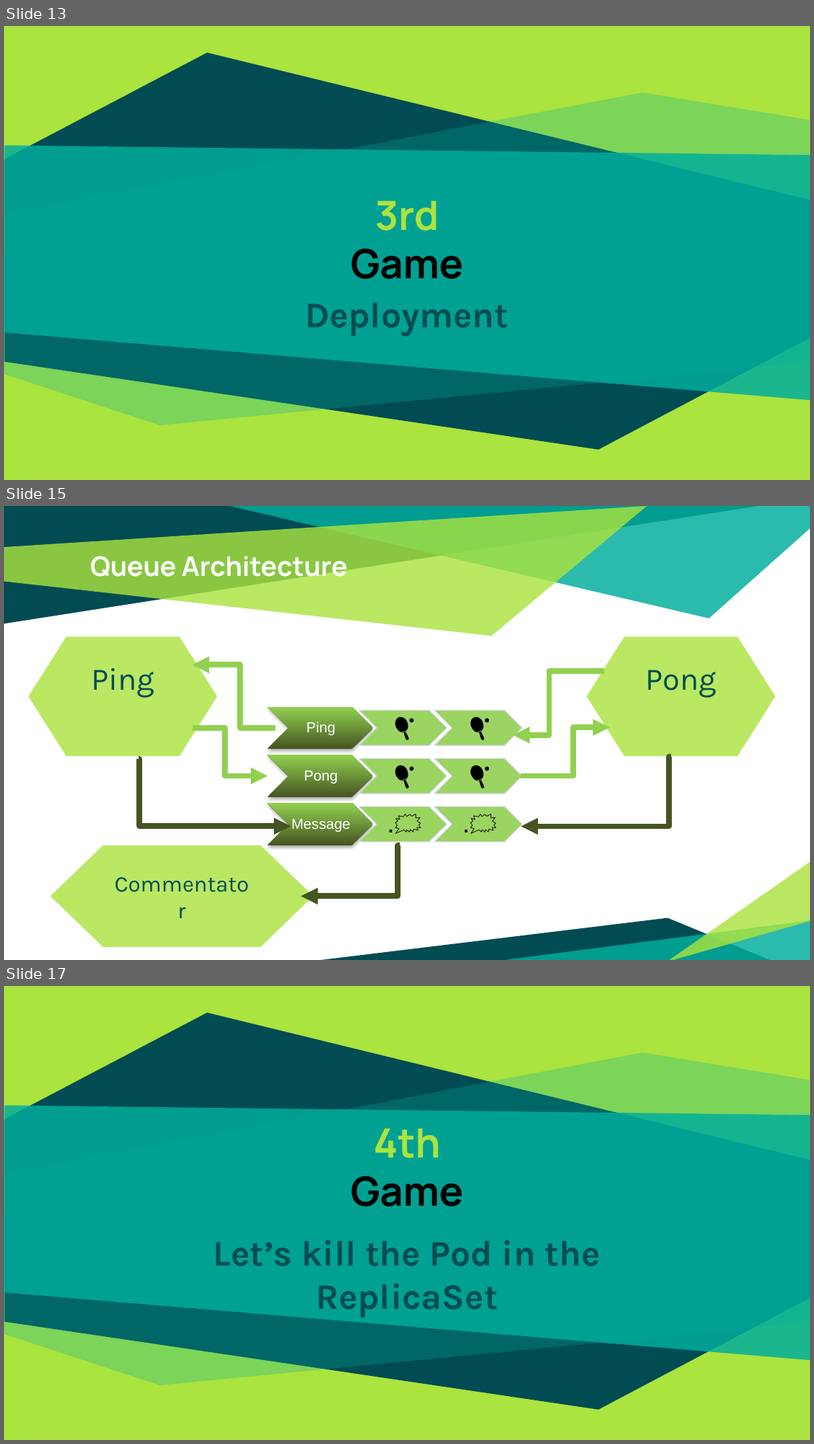
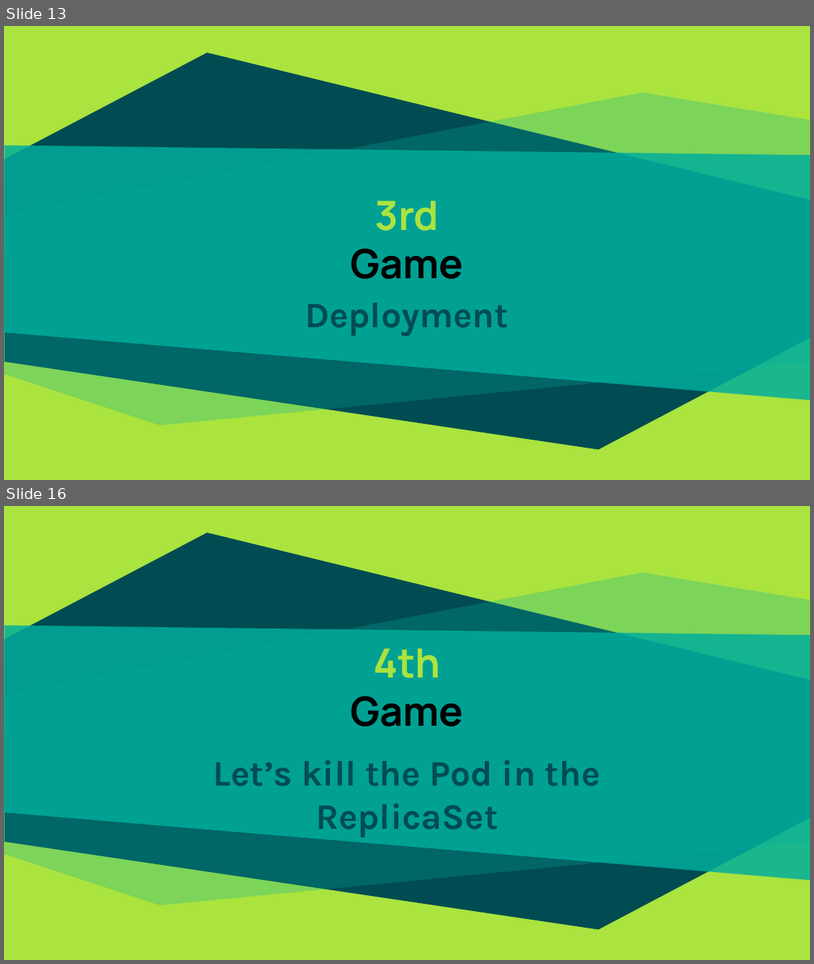
Before and after one commit to patrocinio/chaos-monkey-playing-ping-pong, a slide deck: v4/Presentation/Kubernetes-Resilience.pptx. Shown one above the other, each under a label of ours: slides 13, 15 and 17 before the commit, slides 13 and 16 after it; the slides between them are not shown. The pictures are 814x1444 and 814x964 pixels, drawn with LibreOffice and Linux fonts; fonts in the diff are those of the drawing. Boxes give left, top, right and bottom in pixels: in the first picture for what was removed or moved away, otherwise in the second. Text is boxed around its words. In the diff, an @@ line names an element or a change of style, - is before the commit and + after.

```diff
--- a/v4/Presentation/Kubernetes-Resilience.pptx
+++ b/v4/Presentation/Kubernetes-Resilience.pptx
@@ slide 15 removed at [4, 506, 810, 960], background #FFFFFF @@
@@ title removed at [90, 556, 347, 584] @@
-Queue Architecture
@@ flow chart preparation removed at [28, 636, 217, 756] @@
-Ping
@@ flow chart preparation removed at [587, 636, 776, 756] @@
-Pong
@@ elbow arrow removed from (275, 728) to (193, 665) @@
@@ elbow arrow removed from (604, 670) to (514, 735) @@
@@ elbow arrow removed from (193, 728) to (268, 775) @@
@@ elbow arrow removed from (521, 775) to (610, 727) @@
@@ elbow arrow removed from (139, 759) to (291, 826) @@
@@ elbow arrow removed from (671, 757) to (521, 826) @@
@@ group removed at [268, 707, 522, 844]: 9 chevrons, 9 texts @@
-Ping
-🏓
-🏓
-Pong
-🏓
-🏓
-Message
-.🗯
-.🗯
@@ flow chart preparation removed at [51, 844, 314, 947] @@
-Commentator
@@ elbow arrow removed from (400, 844) to (301, 896) @@
@@ group removed at [4, 506, 810, 960]: 6 freeform shapes @@
@@ what was slide 17 is now slide 16 @@
```
Also in this commit, not shown: 5 slides changed, 10 other files.
